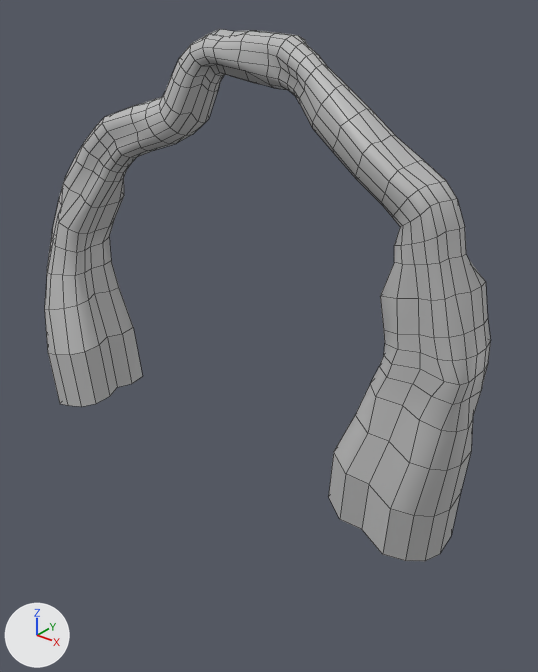
The FBX model Assets/Models/Models_Final/Bogen_Wurzeln_V.2.2.fbx: old version first, new version second.
Rendered twice from a 50 mm lens placed at (2.82, -3.53, 2.49), pointed at (-0.03, 0.02, 0.29). Arrows for +X, +Y and +Z are at lower left; the lights stay in place. Mesh edges are drawn as thin lines. Where no turn or scale is listed for an object, it has been applied to the vertices. Vertices at the same position are counted once.

Objects in the first picture: 'sweep8'.
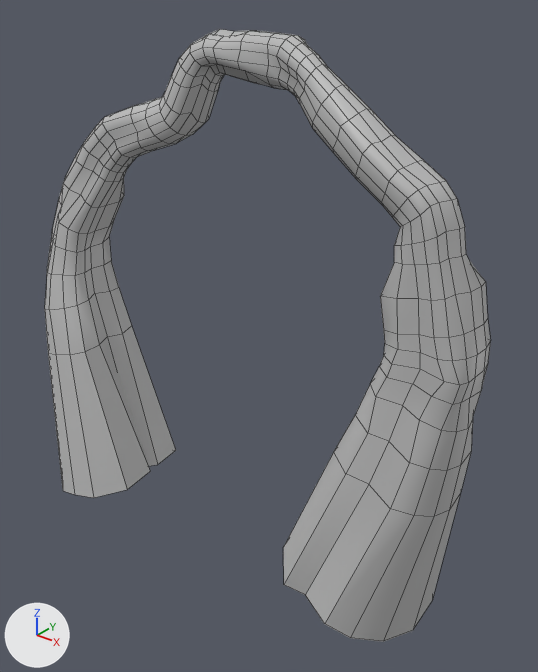
The edits, one by one:
me_mesh is used by ob_sweep8; location (0.0, 0.0, 0.0).
Verts and faces of me_mesh; kept vertices keep their numbers, new ones are numbered from 690.
Before the commit, vertices of me_mesh: 674 (1.09, 0.27, -0.57), 675 (0.97, 0.25, -0.51), 676 (1.24, 0.27, -0.62), 677 (1.35, 0.18, -0.66), 678 (1.41, 0.06, -0.69) at pixel (451, 536).
Before the commit, vertices of me_mesh: 679 (1.43, -0.13, -0.7) at pixel (439, 554), 680 (1.39, -0.26, -0.68) at pixel (424, 561), 681 (1.31, -0.36, -0.64) at pixel (405, 560), 682 (1.21, -0.45, -0.6) at pixel (382, 554), 683 (1.03, -0.39, -0.54) at pixel (361, 529).
Before the commit, vertices of me_mesh: 684 (0.9, -0.45, -0.49) at pixel (339, 519), 685 (0.76, -0.36, -0.45) at pixel (328, 496), 686 (0.75, -0.18, -0.42), 687 (0.76, -0.05, -0.41), 688 (0.81, 0.07, -0.43).
Before the commit, vertices of me_mesh: 689 (0.95, 0.09, -0.47).
me_mesh had 690 vertices, 674 faces and spanned x -2.09..1.51, y -0.55..0.35, z -0.7..2.19.
me_mesh now has 688 vertices, 670 faces and spans x -2.09..1.51, y -0.73..0.48, z -1.4..2.19.
Part 1, on me_mesh:
3 vertices are removed from x -1.78..-1.67, y 0.03..0.05, z -0.59..0.0.
6 faces are deleted.
16 vertices move from x -2.01..-1.34, y -0.55..0.12, z -0.68..-0.1 to x -1.99..-1.02, y -0.73..0.15, z -1.4..-0.08.
1 vertex is added at (-1.51, 0.12, -1.29).
2 new faces join them.
Part 2, on me_mesh:
Vertex 674 moves to (0.71, 0.46, -1.15).
Vertex 675 moves to (0.55, 0.24, -1.08).
Vertex 676 moves to (0.98, 0.48, -1.25).
Vertex 677 moves to (1.2, 0.36, -1.32).
Vertex 678 moves to (1.31, 0.14, -1.36), pixel (432, 600).
Vertex 679 moves to (1.33, -0.16, -1.37), pixel (412, 630).
Vertex 680 moves to (1.24, -0.39, -1.34), pixel (383, 641).
Vertex 681 moves to (1.08, -0.54, -1.28), pixel (350, 637).
Vertex 682 moves to (0.92, -0.6, -1.22), pixel (324, 623).
Vertex 683 moves to (0.71, -0.52, -1.16), pixel (305, 594).
Vertex 684 moves to (0.58, -0.58, -1.11), pixel (283, 584).
Vertex 685 moves to (0.4, -0.36, -1.05), pixel (283, 547).
Vertex 686 moves to (0.36, -0.08, -1.02).
Vertex 687 moves to (0.36, 0.01, -1.01).
Vertex 688 moves to (0.48, 0.18, -1.04).
Vertex 689 moves to (0.62, 0.07, -1.07).

Pixel boxes [x1, y1, x2, y2] of what changed, in the pictures (538 x 672 px; the box of a moved part takes in the faces that stretch with it):
'sweep8', reshaped (15% taller): before [45, 29, 491, 561]; after [45, 29, 491, 642]
part 1 of me_mesh, cut back: before [48, 287, 142, 407]; after [48, 287, 176, 498]
part 2 of me_mesh, moved or reshaped: before [329, 453, 461, 561]; after [283, 452, 460, 642]
